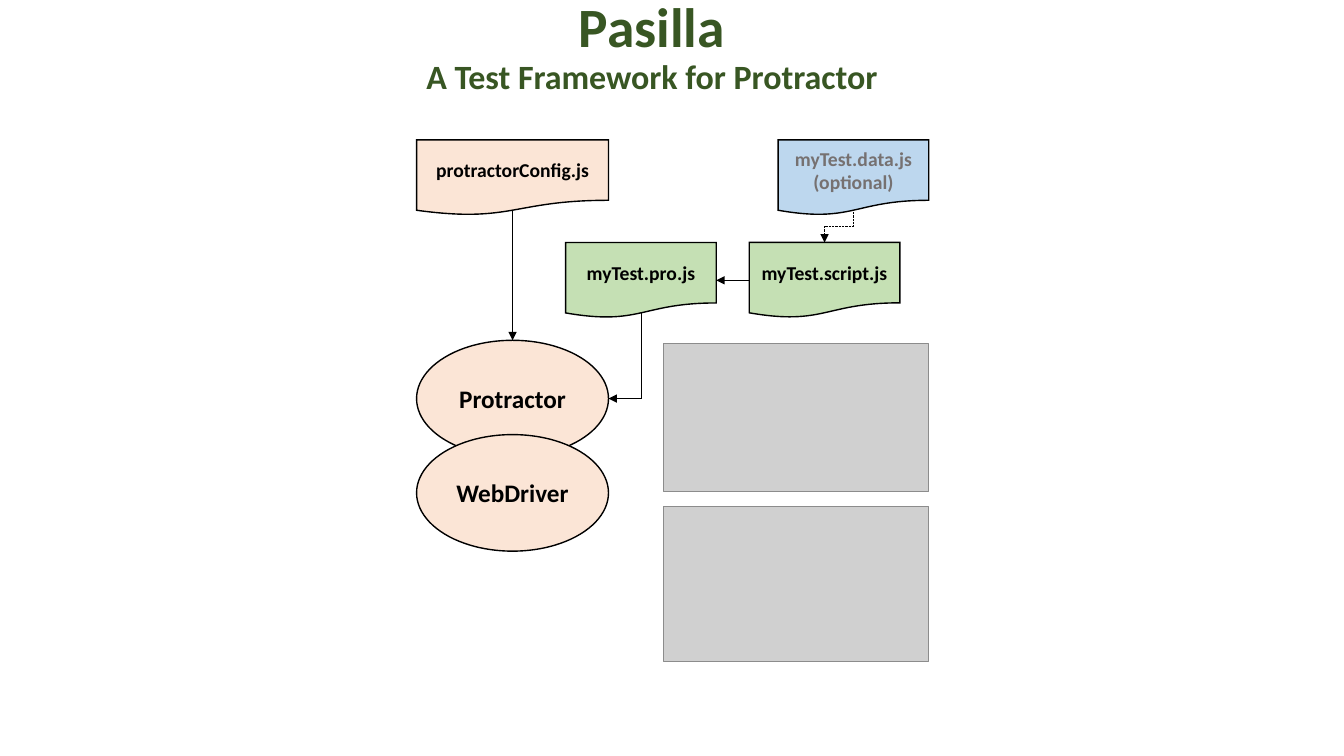
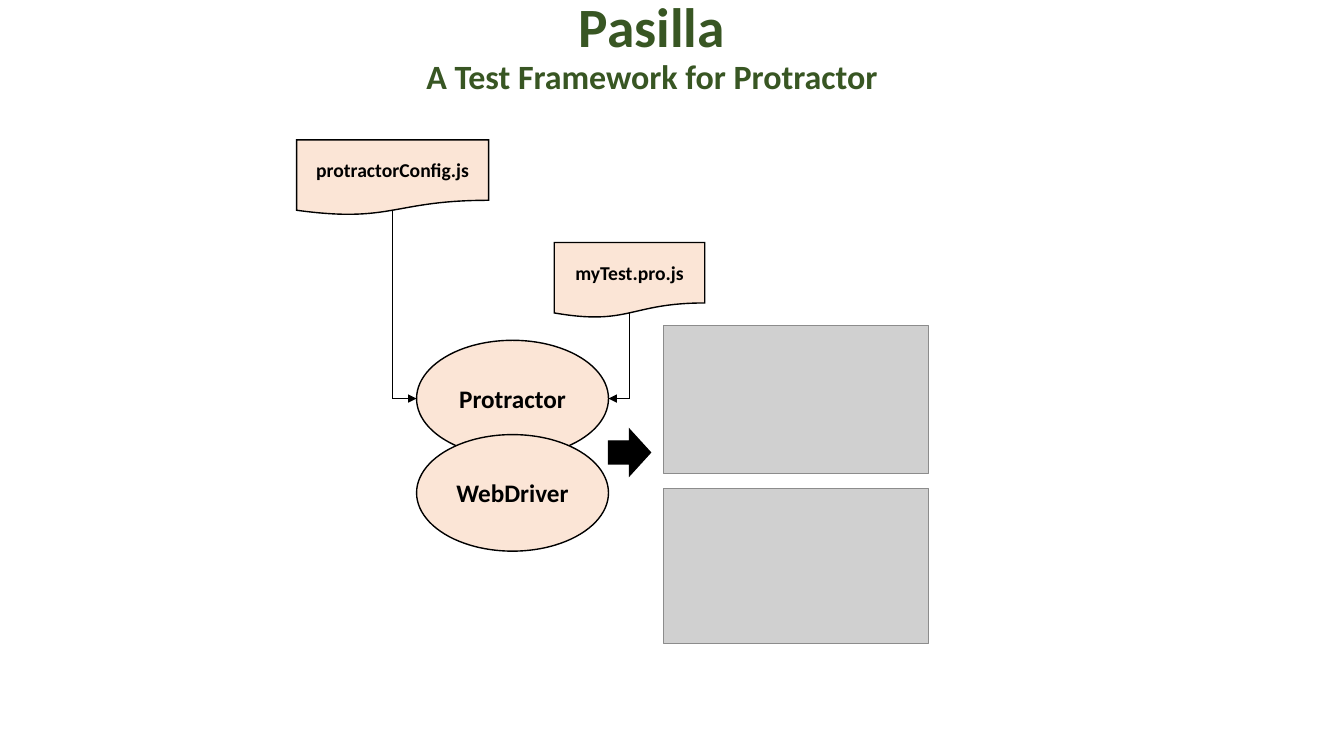
Before and after one commit to anatar02/pasilla, a slide deck: slide 7 of documentation/PasillaAKeywordDrivenTestFrameworkForProtractor.pptx. Drawn at 1344x756 pixels with LibreOffice and Linux fonts; fonts in the diff are those of the drawing; grey boxes stand for pictures; background and template pictures are left out. Boxes give left, top, right and bottom in pixels: in the first picture for what was removed or moved away, otherwise in the second. Text is boxed around its words. In the diff, an @@ line names an element or a change of style, - is before the commit and + after.

```diff
--- a/documentation/PasillaAKeywordDrivenTestFrameworkForProtractor.pptx
+++ b/documentation/PasillaAKeywordDrivenTestFrameworkForProtractor.pptx
@@ flow chart document "protractorConfig.js": place and size @@
-flow chart document "protractorConfig.js" at [416, 140, 608, 216]
+flow chart document "protractorConfig.js" at [296, 140, 488, 216]
@@ flow chart document removed at [778, 140, 929, 216] @@
-myTest.data.js
-(optional)
@@ elbow arrow moved from (513, 211) - (513, 341) to (393, 211) - (416, 398) @@
@@ elbow arrow removed from (854, 211) to (825, 243) @@
@@ flow chart document "myTest.pro.js": place and size @@
-flow chart document "myTest.pro.js" at [566, 243, 716, 319]
+flow chart document "myTest.pro.js" at [555, 243, 705, 319]
@@ flow chart document "myTest.pro.js" at [555, 243, 705, 319]: fill #C5E0B4 to #FBE5D6 @@
@@ flow chart document removed at [749, 243, 899, 319] @@
-myTest.script.js
@@ elbow arrow removed from (749, 280) to (717, 280) @@
@@ elbow arrow moved from (641, 314) - (609, 398) to (630, 314) - (609, 398) @@
@@ picture: place and size @@
-picture at [663, 344, 929, 492]
+picture at [663, 326, 929, 474]
@@ right arrow added at [609, 430, 651, 476], fill #000000, outline #000000 1 pt @@
@@ picture: place and size @@
-picture at [663, 506, 929, 661]
+picture at [663, 488, 929, 643]
```
Also in this commit, not shown: 2 other slides changed, 1 slide added, 6 other files.
